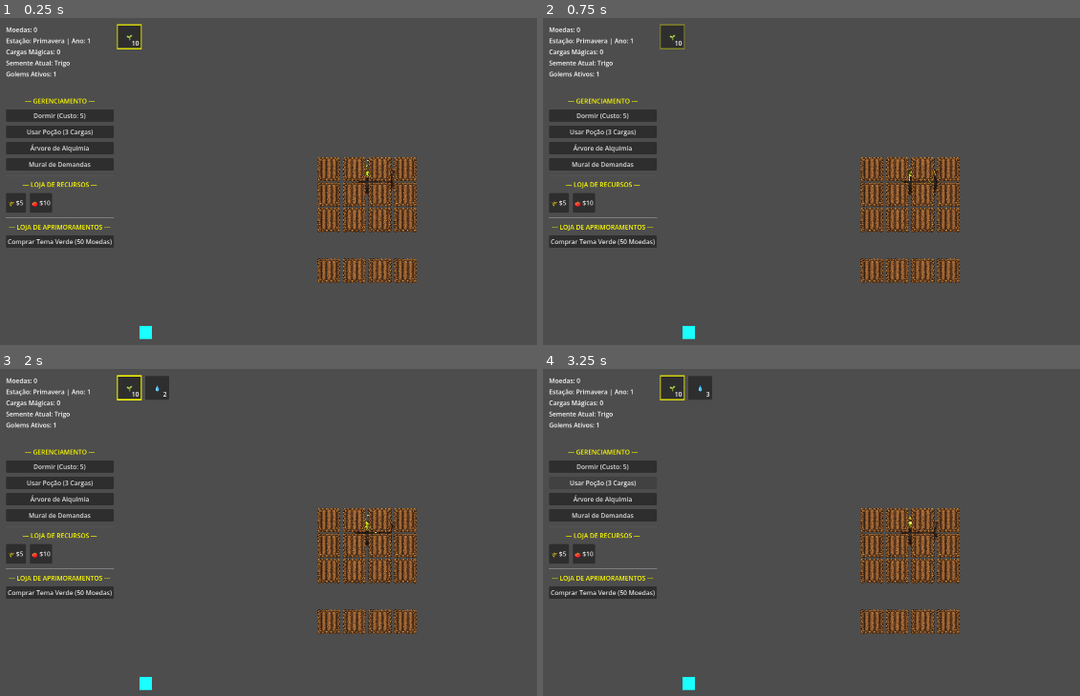
Above: before the commit, frames 1-4 (two rows, left to right).
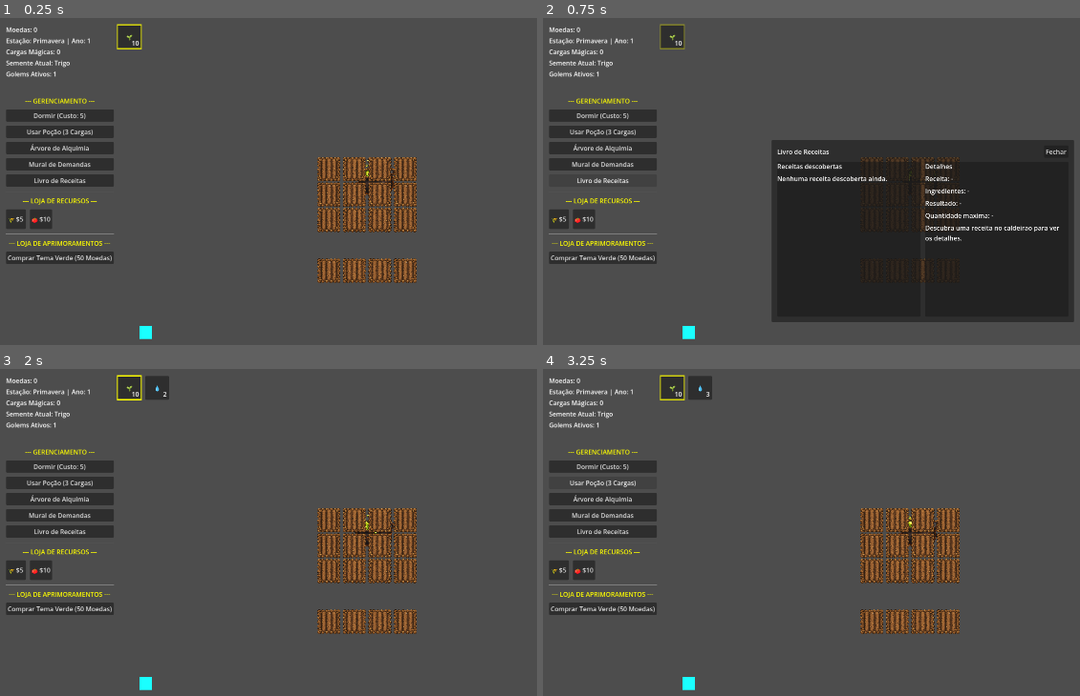
Above: after the commit, the same moments.

Repository: LeandroSatsuki/Cauldron-Crops
Game: Godot game, scene res://Scenes/Main.tscn
The game is run twice, just before and just after one commit, with the same random seed, the same clock (stepped at 60 frames per second) and the same inputs.
Inputs (mouse positions are in pixels of both pictures, inside the frame that each line leads up to):
- Up to frame 1 (0.25 s): no input
- Up to frame 2 (0.75 s): click (602, 181) at 0.5 s, where only the run after the commit has a clickable "Livro de Receitas"
- Up to frame 3 (2 s): click (515, 503) at 1.25 s, where only the run after the commit has a clickable "Fechar"
- Up to frame 4 (3.25 s): click "Dormir (Custo: 5)" at 2 s; click "Usar Poção (3 Cargas)" at 2.75 s

The runs differ from the first frame. In frame 1, 3.1% of the frame differs, in the area x 1-22%, y 47-76%; in frame 2, 33%, in the area x 1-99%, y 37-94%; in frame 3, 3.1%; in frame 4, 3.1%.

Commit message:
feat: adiciona livro de receitas inicial

Diff:
--- /dev/null
+++ b/Scenes/RecipeBookUI.tscn
@@ -0,0 +1,116 @@
+[gd_scene format=3]
+
+[ext_resource type="Script" path="res://Scripts/RecipeBookUI.gd" id="1_recipebookgd"]
+
+[node name="RecipeBookUI" type="Panel"]
+visible = false
+custom_minimum_size = Vector2(760, 460)
+mouse_filter = 1
+anchors_preset = 8
+anchor_left = 0.5
+anchor_top = 0.5
+anchor_right = 0.5
+anchor_bottom = 0.5
+offset_left = -380.0
+offset_top = -230.0
+offset_right = 380.0
+offset_bottom = 230.0
+grow_horizontal = 2
+grow_vertical = 2
+script = ExtResource("1_recipebookgd")
+
+[node name="MarginContainer" type="MarginContainer" parent="."]
+layout_mode = 1
+anchors_preset = 15
+anchor_right = 1.0
+anchor_bottom = 1.0
+grow_horizontal = 2
+grow_vertical = 2
+theme_override_constants/margin_left = 14
+theme_override_constants/margin_top = 14
+theme_override_constants/margin_right = 14
+theme_override_constants/margin_bottom = 14
+
+[node name="VBoxRoot" type="VBoxContainer" parent="MarginContainer"]
+layout_mode = 2
+theme_override_constants/separation = 10
+
+[node name="HeaderBar" type="HBoxContainer" parent="MarginContainer/VBoxRoot"]
+layout_mode = 2
+theme_override_constants/separation = 10
+
+[node name="TitleLabel" type="Label" parent="MarginContainer/VBoxRoot/HeaderBar"]
+layout_mode = 2
+size_flags_horizontal = 3
+text = "Livro de Receitas"
+
+[node name="BtnFechar" type="Button" parent="MarginContainer/VBoxRoot/HeaderBar"]
+layout_mode = 2
+text = "Fechar"
+
+[node name="Body" type="HBoxContainer" parent="MarginContainer/VBoxRoot"]
+layout_mode = 2
+size_flags_vertical = 3
+theme_override_constants/separation = 12
+
+[node name="LeftPanel" type="PanelContainer" parent="MarginContainer/VBoxRoot/Body"]
+layout_mode = 2
+size_flags_horizontal = 3
+size_flags_vertical = 3
+
+[node name="LeftBox" type="VBoxContainer" parent="MarginContainer/VBoxRoot/Body/LeftPanel"]
+layout_mode = 2
+theme_override_constants/separation = 8
+
+[node name="LeftTitle" type="Label" parent="MarginContainer/VBoxRoot/Body/LeftPanel/LeftBox"]
+layout_mode = 2
+text = "Receitas descobertas"
+
+[node name="RecipeList" type="ItemList" parent="MarginContainer/VBoxRoot/Body/LeftPanel/LeftBox"]
+layout_mode = 2
+size_flags_vertical = 3
+custom_minimum_size = Vector2(260, 320)
+allow_reselect = true
+same_column_width = true
+
+[node name="EmptyLabel" type="Label" parent="MarginContainer/VBoxRoot/Body/LeftPanel/LeftBox"]
+visible = false
+layout_mode = 2
+text = "Nenhuma receita descoberta ainda."
+
+[node name="RightPanel" type="PanelContainer" parent="MarginContainer/VBoxRoot/Body"]
+layout_mode = 2
+size_flags_horizontal = 3
+size_flags_vertical = 3
+
+[node name="RightBox" type="VBoxContainer" parent="MarginContainer/VBoxRoot/Body/RightPanel"]
+layout_mode = 2
+theme_override_constants/separation = 8
+
+[node name="RightTitle" type="Label" parent="MarginContainer/VBoxRoot/Body/RightPanel/RightBox"]
+layout_mode = 2
+text = "Detalhes"
+
+[node name="RecipeIdLabel" type="Label" parent="MarginContainer/VBoxRoot/Body/RightPanel/RightBox"]
+layout_mode = 2
+text = "Receita: -"
+
+[node name="IngredientsLabel" type="Label" parent="MarginContainer/VBoxRoot/Body/RightPanel/RightBox"]
+layout_mode = 2
+autowrap_mode = 2
+text = "Ingredientes: -"
+
+[node name="ResultLabel" type="Label" parent="MarginContainer/VBoxRoot/Body/RightPanel/RightBox"]
+layout_mode = 2
+autowrap_mode = 2
+text = "Resultado: -"
+
+[node name="MaxCraftLabel" type="Label" parent="MarginContainer/VBoxRoot/Body/RightPanel/RightBox"]
+layout_mode = 2
+autowrap_mode = 2
+text = "Quantidade maxima: -"
+
+[node name="StatusLabel" type="Label" parent="MarginContainer/VBoxRoot/Body/RightPanel/RightBox"]
+layout_mode = 2
+autowrap_mode = 2
+text = "Descubra uma receita no caldeirao para ver os detalhes."
--- a/Scenes/UI.tscn
+++ b/Scenes/UI.tscn
@@ -61,6 +61,10 @@
 [node name="AbrirQuestsButton" type="Button" parent="LeftPanel"]
 layout_mode = 2
 text = "Mural de Demandas"
+
+[node name="AbrirLivroReceitasButton" type="Button" parent="LeftPanel"]
+layout_mode = 2
+text = "Livro de Receitas"
 
 [node name="AlertaQuest" type="Label" parent="LeftPanel/AbrirQuestsButton"]
 visible = false
--- /dev/null
+++ b/Scripts/RecipeBookUI.gd
@@ -0,0 +1,252 @@
+extends Panel
+
+const KNOWN_ITEM_IDS := [
+	"agua",
+	"carvao",
+	"trigo",
+	"tomate_sol",
+	"abobora_sombria",
+	"raiz_gelida",
+	"palha_rara",
+	"rama_encantada",
+	"semente_basica",
+	"semente_inverno",
+	"semente_verao",
+	"semente_outono",
+	"pocao_crescimento",
+	"pocao_aceleradora",
+	"essencia_sombria",
+	"adubo_flamejante",
+	"elixir_estacional",
+	"golem_coletor"
+]
+
+@onready var recipe_list: ItemList = $MarginContainer/VBoxRoot/Body/LeftPanel/LeftBox/RecipeList
+@onready var empty_label: Label = $MarginContainer/VBoxRoot/Body/LeftPanel/LeftBox/EmptyLabel
+@onready var recipe_id_label: Label = $MarginContainer/VBoxRoot/Body/RightPanel/RightBox/RecipeIdLabel
+@onready var ingredients_label: Label = $MarginContainer/VBoxRoot/Body/RightPanel/RightBox/IngredientsLabel
+@onready var result_label: Label = $MarginContainer/VBoxRoot/Body/RightPanel/RightBox/ResultLabel
+@onready var max_craft_label: Label = $MarginContainer/VBoxRoot/Body/RightPanel/RightBox/MaxCraftLabel
+@onready var status_label: Label = $MarginContainer/VBoxRoot/Body/RightPanel/RightBox/StatusLabel
+@onready var btn_close: Button = $MarginContainer/VBoxRoot/HeaderBar/BtnFechar
+
+var _last_discovered_count: int = -1
+var _selected_recipe_id: String = ""
+
+func _ready() -> void:
+	mouse_filter = Control.MOUSE_FILTER_STOP
+	visible = false
+
+	if btn_close:
+		btn_close.pressed.connect(fechar)
+	if recipe_list:
+		recipe_list.item_selected.connect(_on_recipe_selected)
+		recipe_list.allow_reselect = true
+
+	_refresh_recipe_list()
+	_show_empty_state()
+
+func _process(_delta: float) -> void:
+	if not visible:
+		return
+
+	var current_count := GlobalInventory.receitas_descobertas.size()
+	if current_count != _last_discovered_count:
+		_refresh_recipe_list()
+
+func abrir() -> void:
+	visible = true
+	move_to_front()
+	grab_click_focus()
+	_refresh_recipe_list()
+
+func fechar() -> void:
+	visible = false
+
+func toggle() -> void:
+	if visible:
+		fechar()
+	else:
+		abrir()
+
+func _refresh_recipe_list() -> void:
+	if not recipe_list:
+		return
+
+	_last_discovered_count = GlobalInventory.receitas_descobertas.size()
+	var previous_selection := _selected_recipe_id
+	recipe_list.clear()
+
+	var discovered := _get_unique_discovered_recipes()
+	if discovered.is_empty():
+		_show_empty_state()
+		return
+
+	empty_label.visible = false
+	recipe_list.visible = true
+
+	for recipe_id in discovered:
+		var display_name := _format_recipe_name(recipe_id)
+		var index := recipe_list.add_item(display_name)
+		recipe_list.set_item_metadata(index, recipe_id)
+
+	var target_index := 0
+	if previous_selection != "":
+		var found_index := _find_recipe_index(previous_selection)
+		if found_index != -1:
+			target_index = found_index
+	recipe_list.select(target_index)
+	_show_recipe_by_index(target_index)
+
+func _get_unique_discovered_recipes() -> Array:
+	var seen := {}
+	var recipes: Array = []
+
+	for recipe_id in GlobalInventory.receitas_descobertas:
+		if typeof(recipe_id) != TYPE_STRING:
+			continue
+		if seen.has(recipe_id):
+			continue
+		if not Database.receitas_alquimia.has(recipe_id):
+			continue
+
+		seen[recipe_id] = true
+		recipes.append(recipe_id)
+
+	return recipes
+
+func _find_recipe_index(recipe_id: String) -> int:
+	if not recipe_list:
+		return -1
+
+	for i in range(recipe_list.item_count):
+		if str(recipe_list.get_item_metadata(i)) == recipe_id:
+			return i
+	return -1
+
+func _on_recipe_selected(index: int) -> void:
+	_show_recipe_by_index(index)
+
+func _show_recipe_by_index(index: int) -> void:
+	if not recipe_list:
+		return
+	if index < 0 or index >= recipe_list.item_count:
+		_show_empty_state()
+		return
+
+	var recipe_id := str(recipe_list.get_item_metadata(index))
+	_selected_recipe_id = recipe_id
+	_show_recipe(recipe_id)
+
+func _show_recipe(recipe_id: String) -> void:
+	if recipe_id == "":
+		_show_empty_state()
+		return
+
+	if not Database.receitas_alquimia.has(recipe_id):
+		_show_unavailable_recipe(recipe_id)
+		return
+
+	var ingredientes := _resolver_ingredientes_da_receita(recipe_id)
+	var resultado := str(Database.receitas_alquimia.get(recipe_id, ""))
+	recipe_id_label.text = "Receita: " + _format_recipe_name(recipe_id)
+	result_label.text = "Resultado: " + _format_item_name(resultado)
+
+	if ingredientes.is_empty():
+		ingredients_label.text = "Ingredientes: nao foi possivel reconstruir os ingredientes desta receita."
+		max_craft_label.text = "Quantidade maxima: indisponivel"
+		status_label.text = "Limite atual: formato da receita precisa de adaptacao."
+		return
+
+	ingredients_label.text = "Ingredientes: " + _format_ingredients(ingredientes)
+	var quantidade_maxima := _calcular_quantidade_maxima(ingredientes)
+	max_craft_label.text = "Quantidade maxima: " + str(quantidade_maxima)
+	if quantidade_maxima <= 0:
+		status_label.text = "Voce nao tem ingredientes suficientes."
+	else:
+		status_label.text = "Voce pode fabricar esta receita agora."
+
+func _show_empty_state() -> void:
+	_selected_recipe_id = ""
+	if empty_label:
+		empty_label.visible = true
+		empty_label.text = "Nenhuma receita descoberta ainda."
+	if recipe_list:
+		recipe_list.visible = false
+	if recipe_id_label:
+		recipe_id_label.text = "Receita: -"
+	if ingredients_label:
+		ingredients_label.text = "Ingredientes: -"
+	if result_label:
+		result_label.text = "Resultado: -"
+	if max_craft_label:
+		max_craft_label.text = "Quantidade maxima: -"
+	if status_label:
+		status_label.text = "Descubra uma receita no caldeirao para ver os detalhes."
+
+func _show_unavailable_recipe(recipe_id: String) -> void:
+	recipe_id_label.text = "Receita: " + _format_recipe_name(recipe_id)
+	ingredients_label.text = "Ingredientes: indisponiveis"
+	result_label.text = "Resultado: indisponivel"
+	max_craft_label.text = "Quantidade maxima: indisponivel"
+	status_label.text = "A receita existe no save, mas nao esta presente no Database."
+
+func _resolver_ingredientes_da_receita(recipe_id: String) -> Array:
+	for i in range(KNOWN_ITEM_IDS.size()):
+		for j in range(i, KNOWN_ITEM_IDS.size()):
+			var item_a: String = str(KNOWN_ITEM_IDS[i])
+			var item_b: String = str(KNOWN_ITEM_IDS[j])
+			if recipe_id == "%s_%s" % [item_a, item_b]:
+				return [item_a, item_b]
+			if recipe_id == "%s_%s" % [item_b, item_a]:
+				return [item_b, item_a]
+
+	return []
+
+func _calcular_quantidade_maxima(ingredientes: Array) -> int:
+	if ingredientes.is_empty():
+		return 0
+
+	var contagem_necessaria := {}
+	for ingrediente in ingredientes:
+		var ingrediente_id := str(ingrediente)
+		contagem_necessaria[ingrediente_id] = contagem_necessaria.get(ingrediente_id, 0) + 1
+
+	var quantidade_maxima := -1
+	for ingrediente_id in contagem_necessaria.keys():
+		var quantidade_no_inventario := int(GlobalInventory.inventario.get(ingrediente_id, 0))
+		var quantidade_necessaria := int(contagem_necessaria[ingrediente_id])
+		if quantidade_no_inventario < quantidade_necessaria:
+			return 0
+
+		var fabricaveis: int = int(quantidade_no_inventario / quantidade_necessaria)
+		if quantidade_maxima == -1 or fabricaveis < quantidade_maxima:
+			quantidade_maxima = fabricaveis
+
+	return max(quantidade_maxima, 0)
+
+func _format_ingredients(ingredientes: Array) -> String:
+	var contagem := {}
+	for ingrediente in ingredientes:
+		var ingrediente_id := str(ingrediente)
+		contagem[ingrediente_id] = contagem.get(ingrediente_id, 0) + 1
+
+	var partes: Array[String] = []
+	for ingrediente_id in contagem.keys():
+		var qtd := int(contagem[ingrediente_id])
+		partes.append("%s x %s" % [str(qtd), _format_item_name(ingrediente_id)])
+
+	return ", ".join(partes)
+
+func _format_recipe_name(recipe_id: String) -> String:
+	return _format_item_name(recipe_id)
+
+func _format_item_name(item_id: String) -> String:
+	if item_id == "":
+		return "-"
+
+	var nome := item_id.replace("_", " ")
+	if nome.length() == 0:
+		return "-"
+
+	return nome.substr(0, 1).to_upper() + nome.substr(1, nome.length() - 1)
--- a/Scripts/UI.gd
+++ b/Scripts/UI.gd
@@ -20,6 +20,10 @@
 @onready var abrir_quests_button: Button = $LeftPanel/AbrirQuestsButton
 var quest_board_scene = preload("res://Scenes/QuestBoard.tscn")
 var quest_board: Panel
+
+@onready var abrir_livro_receitas_button: Button = $LeftPanel/AbrirLivroReceitasButton
+var recipe_book_scene = preload("res://Scenes/RecipeBookUI.tscn")
+var recipe_book: Panel
 
 @onready var inventory_bar: HBoxContainer = $InventoryBar
 @onready var tooltip_panel: Panel = $TooltipPanel
@@ -70,6 +74,16 @@
 	)
 	if abrir_quests_button:
 		abrir_quests_button.pressed.connect(_on_abrir_quests_pressed)
+
+	recipe_book = recipe_book_scene.instantiate()
+	add_child(recipe_book)
+	recipe_book.mouse_filter = Control.MOUSE_FILTER_PASS
+	recipe_book.visibility_changed.connect(func():
+		if recipe_book:
+			recipe_book.mouse_filter = Control.MOUSE_FILTER_STOP if recipe_book.visible else Control.MOUSE_FILTER_PASS
+	)
+	if abrir_livro_receitas_button:
+		abrir_livro_receitas_button.pressed.connect(_on_abrir_livro_receitas_pressed)
 
 	if sell_menu:
 		sell_menu.mouse_filter = Control.MOUSE_FILTER_PASS
@@ -300,3 +314,7 @@
 		var alerta = $LeftPanel/AbrirQuestsButton/AlertaQuest
 		if alerta:
 			alerta.visible = true
+
+func _on_abrir_livro_receitas_pressed() -> void:
+	if recipe_book and recipe_book.has_method("abrir"):
+		recipe_book.abrir()
Not shown, changed: docs/CHANGELOG.md
Not shown, changed: docs/DECISIONS.md
